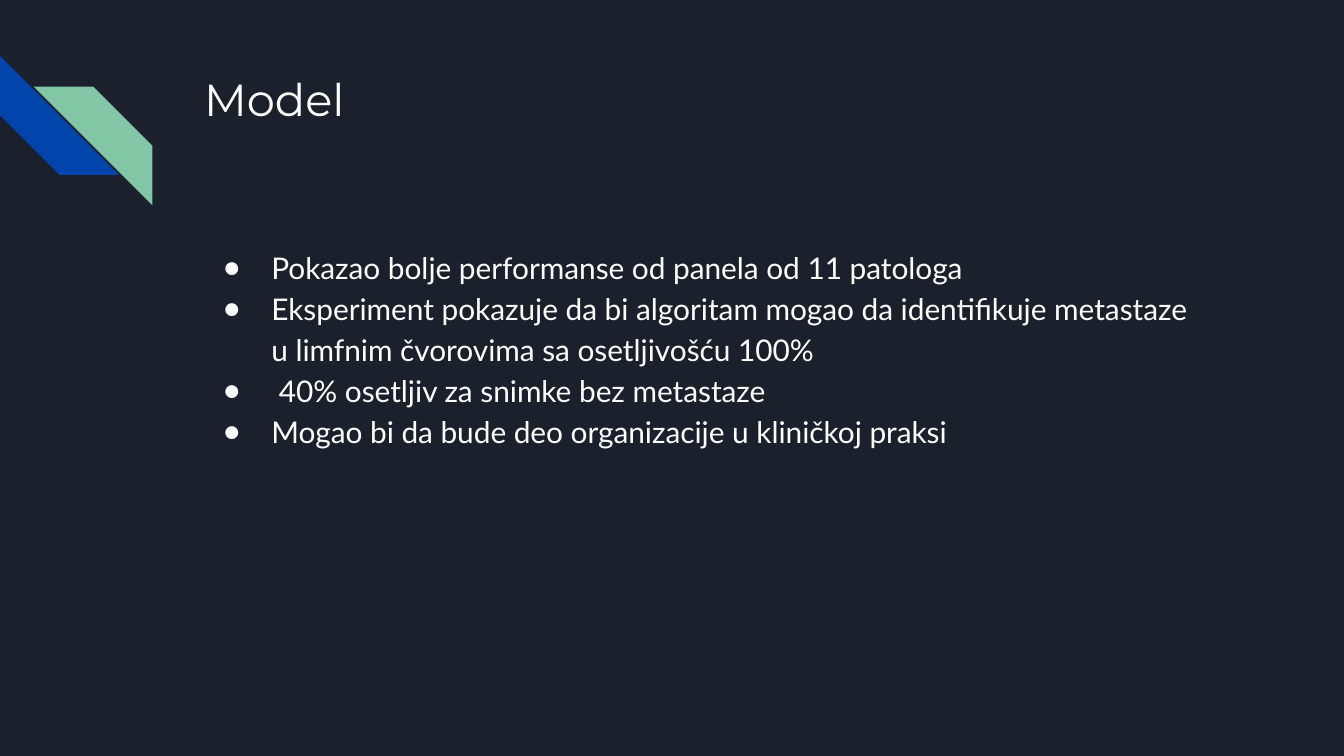
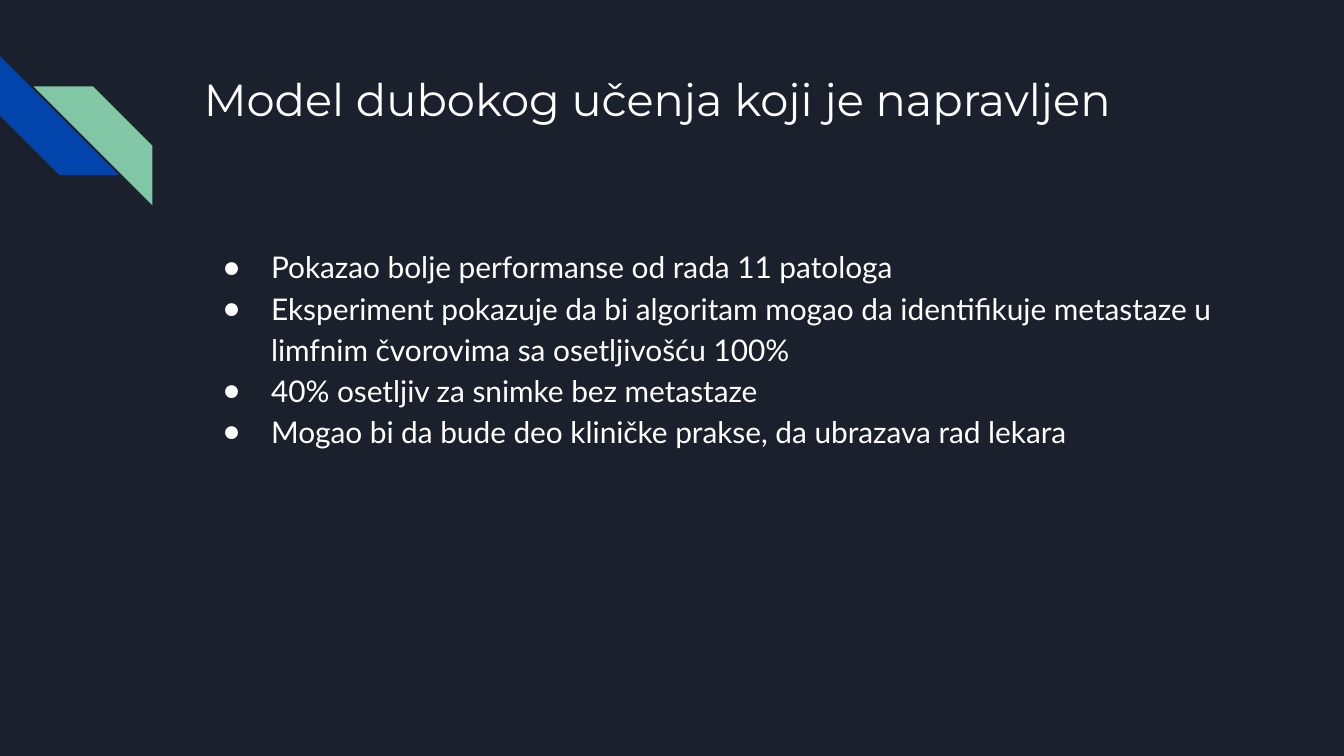
Before and after one commit to vukvuk21/RID, a slide deck: slide 7 of rid_2022_seminarski/mi18099_Andrijana_Aleksic/predavanje_2/AndrijanaAleksicPrezentacija.pptx. Drawn at 1344x756 pixels with LibreOffice and Linux fonts; fonts in the diff are those of the drawing. Boxes give left, top, right and bottom in pixels: in the first picture for what was removed or moved away, otherwise in the second. Text is boxed around its words. In the diff, an @@ line names an element or a change of style, - is before the commit and + after.

```diff
--- a/rid_2022_seminarski/mi18099_Andrijana_Aleksic/predavanje_2/AndrijanaAleksicPrezentacija.pptx
+++ b/rid_2022_seminarski/mi18099_Andrijana_Aleksic/predavanje_2/AndrijanaAleksicPrezentacija.pptx
@@ text at <box>204,82,1111,125</box>: text changed @@
-Model
+Model dubokog učenja koji je napravljen
@@ text at <box>271,256,892,284</box>: text changed @@
-● Pokazao bolje performanse od panela od 11 patologa
+● Pokazao bolje performanse od rada 11 patologa
@@ text at <box>271,421,1066,449</box>: text changed @@
-● Mogao bi da bude deo organizacije u kliničkoj praksi
+● Mogao bi da bude deo kliničke prakse, da ubrazava rad lekara
```
Also in this commit, not shown: 10 other slides changed, 4 other files.
